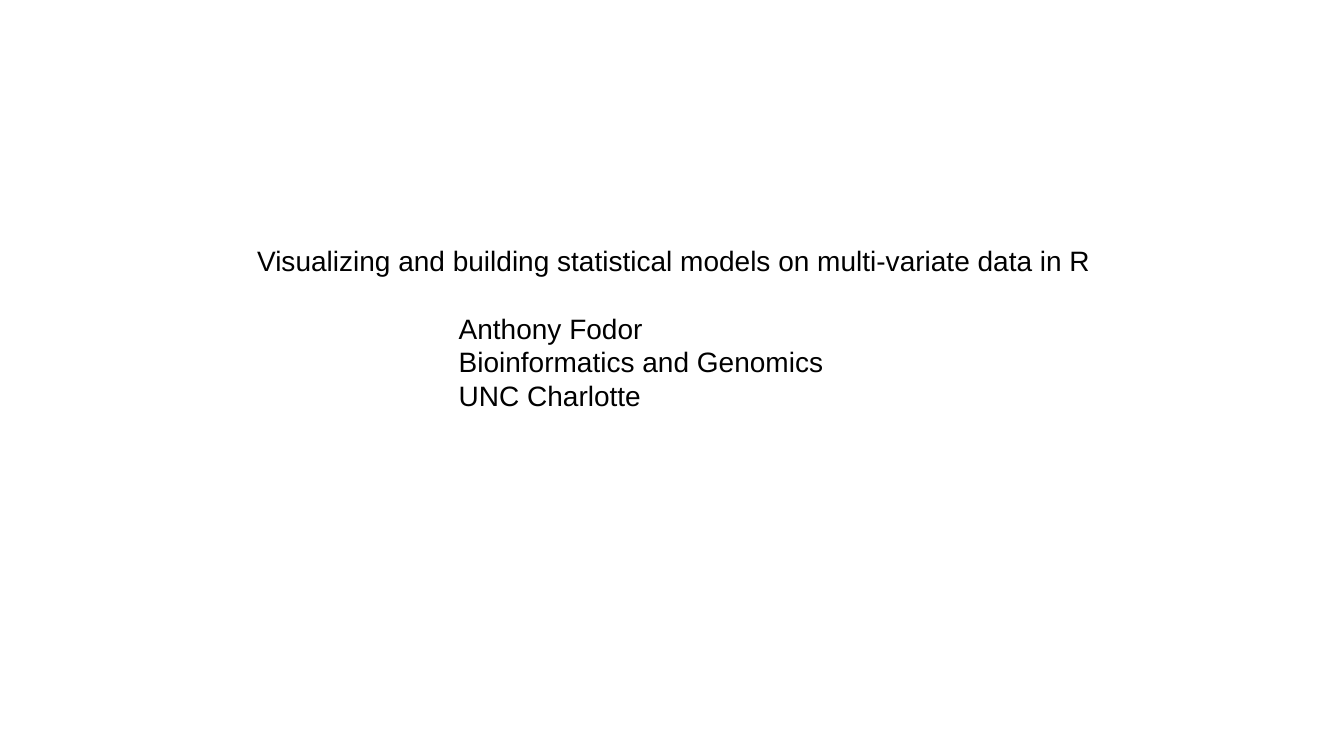
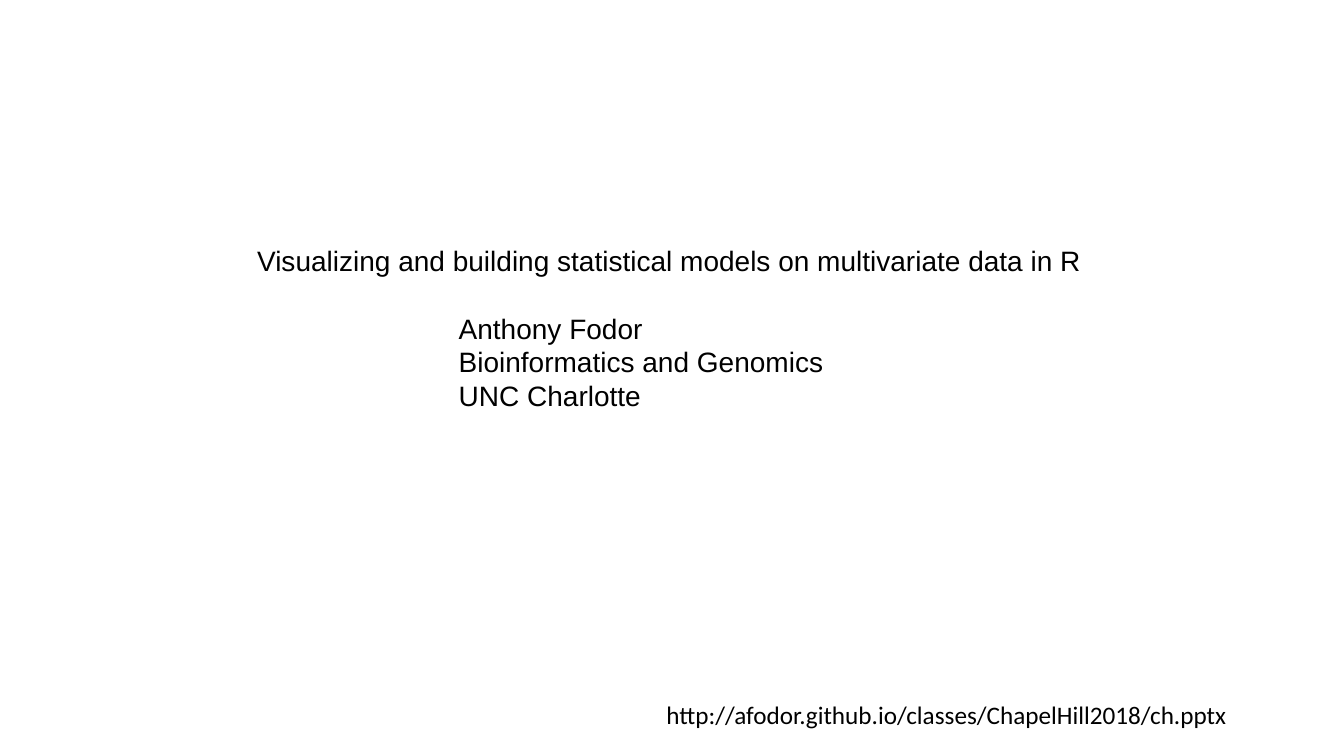
Before and after one commit to afodor/afodor.github.io, a slide deck: slide 1 of classes/ChapelHill2018/ch.pptx. Drawn at 1344x756 pixels with LibreOffice and Linux fonts; fonts in the diff are those of the drawing. Boxes give left, top, right and bottom in pixels: in the first picture for what was removed or moved away, otherwise in the second. Text is boxed around its words. In the diff, an @@ line names an element or a change of style, - is before the commit and + after.

```diff
--- a/classes/ChapelHill2018/ch.pptx
+++ b/classes/ChapelHill2018/ch.pptx
@@ text at box(257, 250, 1080, 276): text changed @@
-Visualizing and building statistical models on multi-variate data in R
+Visualizing and building statistical models on multivariate data in R
@@ text added at box(666, 706, 1226, 729), 18 pt, text #000000 @@
+http://afodor.github.io/classes/ChapelHill2018/ch.pptx
```
Also in this commit, not shown: 1 other slide changed, 2 slides added, 1 other file.
